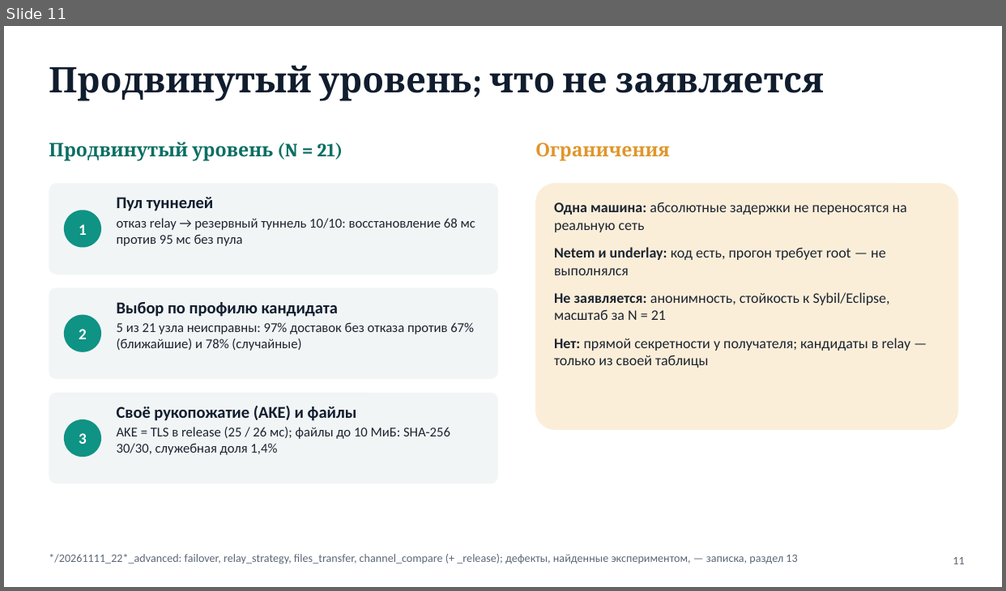
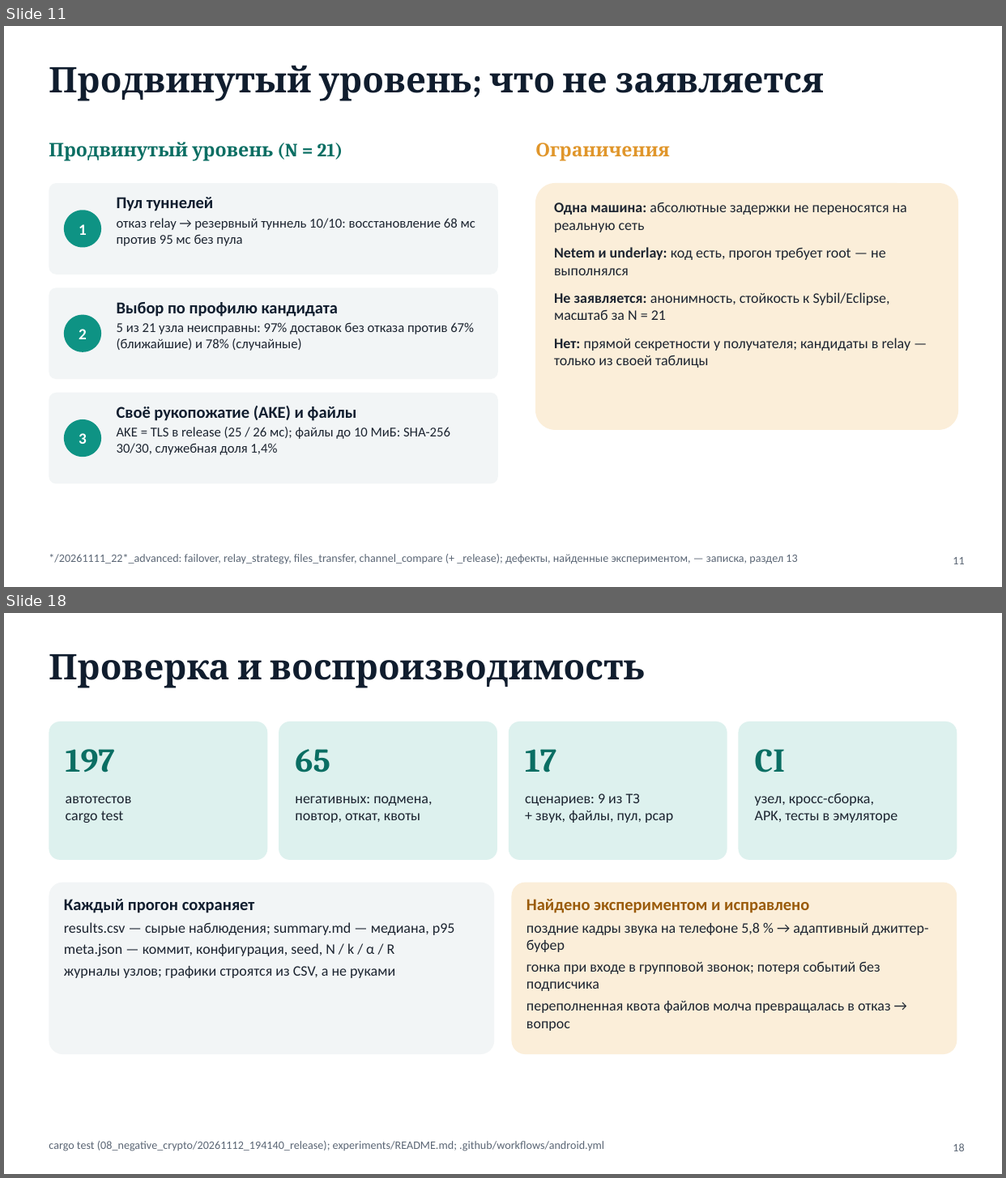
Before and after one commit to MordVamp/secure-p2p-overlay, a slide deck: docs/defense/Presentation.pptx. Shown one above the other, each under a label of ours: slide 11 before the commit, slides 11 and 18 after it; the slides between them are not shown. The pictures are 1006x591 and 1006x1178 pixels, drawn with LibreOffice and Linux fonts; fonts in the diff are those of the drawing. Boxes give left, top, right and bottom in pixels: in the first picture for what was removed or moved away, otherwise in the second. Text is boxed around its words. In the diff, an @@ line names an element or a change of style, - is before the commit and + after.

Commit message:
security+docs: DHT-квота по объёму (ADR-49); материалы к защите; CI-эмулятор
- DHT-хранилище: доля публикатора 1/16 объёма (2 из 32 МиБ) и 1/4 записей; сверх доли
  вытесняются его же давно не нужные записи, при переполнении — истёкшие, затем самого
  крупного публикатора; отказ — только откат версии и запись больше доли.
- Презентация 12 → 20 слайдов, Doklad.md из заметок, Theory.md §9–16,
  Defense_Guide.md — показ на ПК и телефоне, вопросы.
- SECURITY_IMPROVEMENTS: смена ключа и подмена, почему ключ узла не меняют, минусы ML-KEM.
- CI: эмулятор с запасом ресурсов, отчёт тестов и logcat при отказе.

```diff
--- a/docs/defense/Presentation.pptx
+++ b/docs/defense/Presentation.pptx
@@ slide 18 added at bbox=[4, 613, 1002, 1174], background #FFFFFF @@
@@ title added at bbox=[49, 654, 645, 688], 34 pt, text #101D2E, bold @@
+Проверка и воспроизводимость
@@ rounded rectangle added at bbox=[49, 722, 267, 860], fill #DDF1EE @@
@@ rounded rectangle added at bbox=[279, 722, 497, 860], fill #DDF1EE @@
@@ rounded rectangle added at bbox=[509, 722, 727, 860], fill #DDF1EE @@
@@ rounded rectangle added at bbox=[739, 722, 957, 860], fill #DDF1EE @@
@@ text added at bbox=[66, 749, 115, 773], 32 pt, text #0A6E63, bold @@
+197
@@ text added at bbox=[295, 749, 330, 773], 32 pt, text #0A6E63, bold @@
+65
@@ text added at bbox=[525, 749, 556, 773], 32 pt, text #0A6E63, bold @@
+17
@@ text added at bbox=[755, 749, 785, 773], 32 pt, text #0A6E63, bold @@
+CI
@@ text added at bbox=[66, 796, 132, 823], 14 pt, text #1C2430 @@
+автотестов
+cargo test
@@ text added at bbox=[295, 796, 432, 823], 14 pt, text #1C2430 @@
+негативных: подмена,
+повтор, откат, квоты
@@ text added at bbox=[525, 794, 673, 823], 14 pt, text #1C2430 @@
+сценариев: 9 из ТЗ
++ звук, файлы, пул, pcap
@@ text added at bbox=[755, 794, 897, 823], 14 pt, text #1C2430 @@
+узел, кросс-сборка,
+APK, тесты в эмуляторе
@@ rounded rectangle added at bbox=[49, 883, 494, 1054], fill #F2F5F6 @@
@@ text added at bbox=[64, 899, 455, 978], 14 pt, text #1C2430 @@
+Каждый прогон сохраняет
+results.csv — сырые наблюдения; summary.md — медиана, p95
+meta.json — коммит, конфигурация, seed, N / k / α / R
+журналы узлов; графики строятся из CSV, а не руками
@@ rounded rectangle added at bbox=[512, 883, 957, 1054], fill #FBEED9 @@
@@ text added at bbox=[526, 899, 929, 1031], 14 pt, text #1C2430 @@
+Найдено экспериментом и исправлено
+поздние кадры звука на телефоне 5,8 % → адаптивный джиттер-буфер
+гонка при входе в групповой звонок; потеря событий без подписчика
+переполненная квота файлов молча превращалась в отказ → вопрос
@@ text added at bbox=[49, 1141, 604, 1152], 11 pt, text #5B6675 @@
+cargo test (08_negative_crypto/20261112_194140_release); experiments/README.md; .github/workflows/android.yml
@@ text added at bbox=[953, 1144, 964, 1152], 11 pt, text #5B6675 @@
+18
```
Also in this commit, not shown: 1 slide changed, 7 other slides added, 28 other files.
